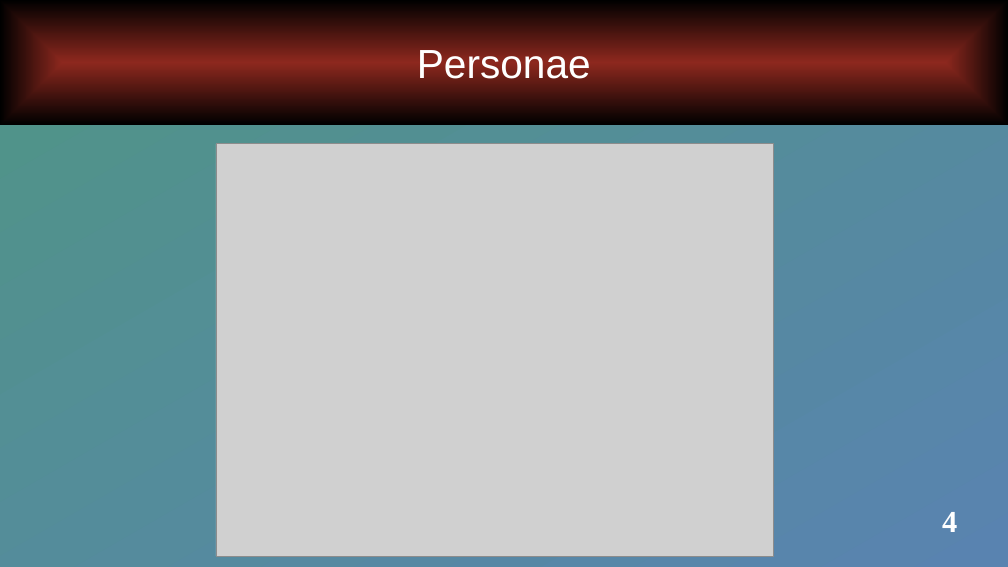
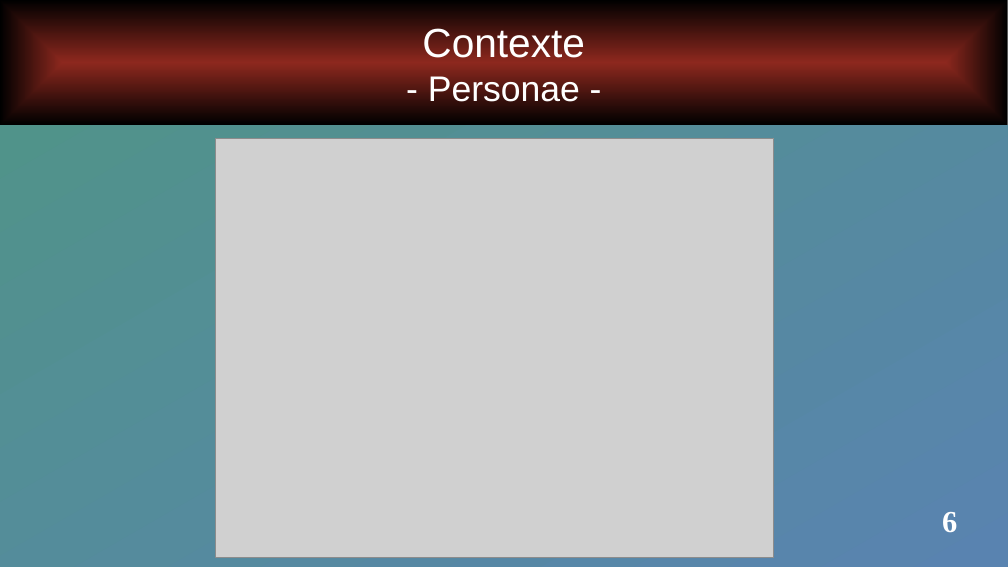
Before and after one commit to Arb4n/ADRAR-Repo-P3-2307, a slide deck: slide 6 of 230726OralProjetUMLMaquette/MeinProjekt_CDC.pptx (slide 4 before the commit). Drawn at 1008x567 pixels with LibreOffice and Linux fonts; fonts in the diff are those of the drawing; grey boxes stand for pictures. Boxes give left, top, right and bottom in pixels: in the first picture for what was removed or moved away, otherwise in the second. Text is boxed around its words. In the diff, an @@ line names an element or a change of style, - is before the commit and + after.

```diff
--- a/230726OralProjetUMLMaquette/MeinProjekt_CDC.pptx
+++ b/230726OralProjetUMLMaquette/MeinProjekt_CDC.pptx
@@ text in rectangle at [422, 25, 585, 108]: text changed; size 32 to 28 pt @@
-Personae
+Contexte
+- Personae -
@@ picture: place and size @@
-picture at [216, 144, 774, 556]
+picture at [216, 138, 774, 557]
@@ page number at [942, 512, 957, 533]: text changed @@
-4
+6
```
Also in this commit, not shown: 9 other slides changed, 4 slides added, 3 slides removed, 1 other file.
